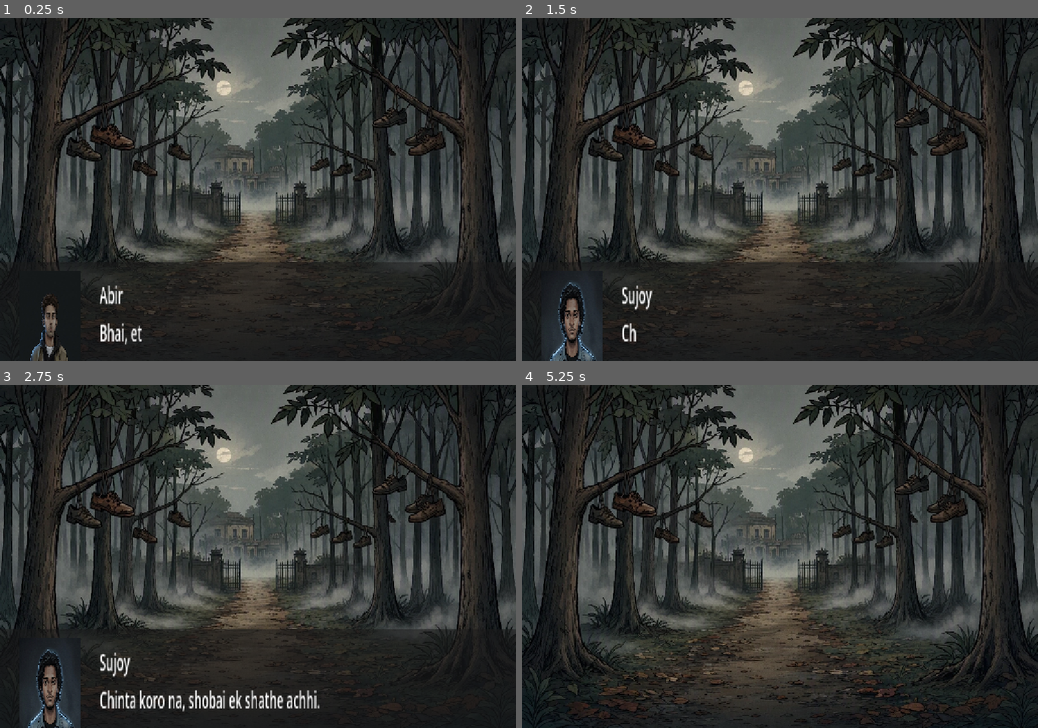
Above: before the commit, frames 1-4 (two rows, left to right).
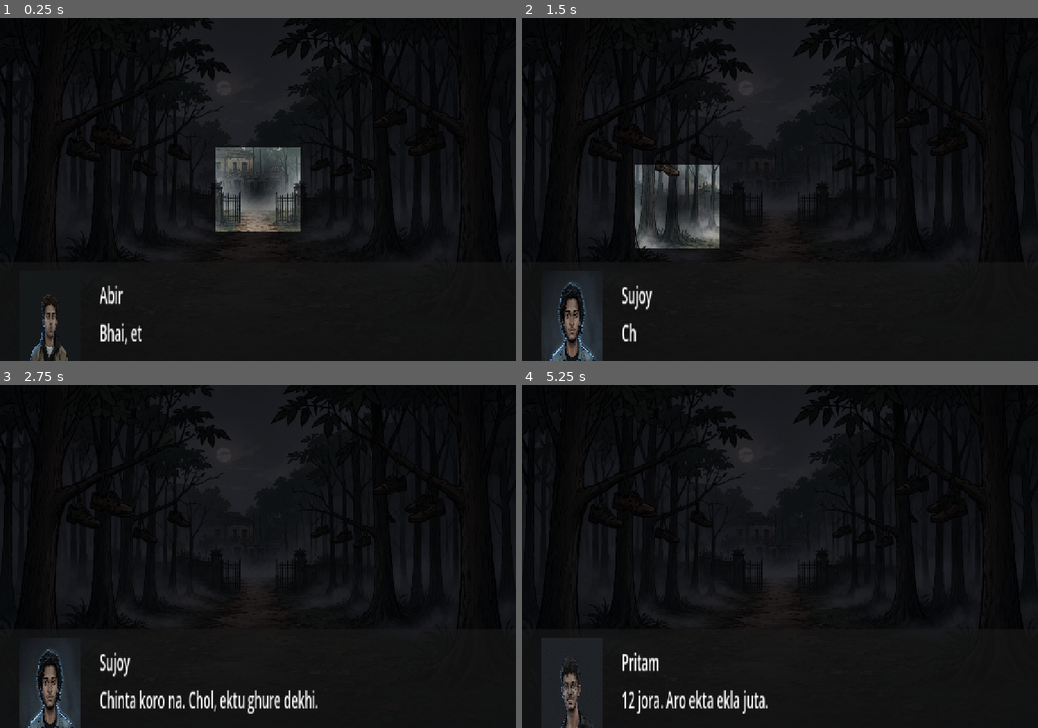
Above: after the commit, the same moments.

Repository: SujoyJitu/10th-player
Game: Godot game, scene res://scenes/locations/test_jongol.tscn
Two runs of this game, one before a commit and one after it. Both use one fixed random seed, a clock stepped at 60 frames per second and the inputs below. The project has no main scene, so this scene is started directly.
Inputs (mouse positions are in pixels of both pictures, inside the frame that each line leads up to):
- Up to frame 1 (0.25 s): no input
- Up to frame 2 (1.5 s): move the mouse to (893, 172) at 0.52 s; hold F (toggle_torch) 0.53-1.28 s; click (893, 172) at 0.67 s; tap Enter at 1.25 s; move the mouse to (676, 206) at 1.27 s; tap F (toggle_torch) at 1.35 s; click (676, 206) at 1.42 s
- Up to frame 3 (2.75 s): move the mouse to (309, 481) at 2.02 s; hold F (toggle_torch) from 2.03 s (still down); click (309, 481) at 2.17 s
- Up to frame 4 (5.25 s): tap Space at 2.75 s; move the mouse to (754, 625) at 2.77 s; release F (toggle_torch) at 2.78 s; tap F (toggle_torch) at 2.85, 4.35 s; click (754, 625) at 2.92 s; move the mouse to (934, 607) at 3.52 s; hold F (toggle_torch) 3.53-4.28 s; click (934, 607) at 3.67 s; tap Enter at 4.25 s; move the mouse to (625, 505) at 4.27 s; click (625, 505) at 4.42 s; move the mouse to (805, 556) at 5.02 s; hold F (toggle_torch) from 5.03 s (still down); click (805, 556) at 5.17 s

The runs differ from the first frame. In frame 1, 51% of the frame differs, in the area x 0-100%, y 0-92%; in frame 2, 51%; in frame 3, 55%; in frame 4, 64%, in the area x 0-100%, y 0-100%.

Commit message:
light add in testjongle

Diff:
--- a/scenes/locations/test_jongol.tscn
+++ b/scenes/locations/test_jongol.tscn
@@ -2,6 +2,24 @@
 
 [ext_resource type="Script" uid="uid://cthd3pu7ytapr" path="res://scripts/core/TestJongol.gd" id="1_sadkl"]
 [ext_resource type="Texture2D" uid="uid://qxviqrddjtf7" path="res://assets/backgrounds/jongol.webp" id="2_ly038"]
+[ext_resource type="Script" uid="uid://bo0sdsvyw4jel" path="res://scripts/core/Hotspot.gd" id="3_ly038"]
+[ext_resource type="Script" uid="uid://6f25dh8xdhgw" path="res://scripts/core/Torch.gd" id="4_ws47t"]
+
+[sub_resource type="RectangleShape2D" id="RectangleShape2D_wp5od"]
+size = Vector2(300, 180)
+
+[sub_resource type="RectangleShape2D" id="RectangleShape2D_k56px"]
+size = Vector2(300, 200)
+
+[sub_resource type="Gradient" id="Gradient_m64jc"]
+
+[sub_resource type="GradientTexture2D" id="GradientTexture2D_wp5od"]
+gradient = SubResource("Gradient_m64jc")
+width = 512
+height = 512
+fill = 1
+fill_from = Vector2(0.5, 0.5)
+fill_to = Vector2(0.5, 0)
 
 [node name="TestJongol" type="Node2D" unique_id=1737052722]
 script = ExtResource("1_sadkl")
@@ -9,3 +27,27 @@
 [node name="Sprite2D" type="Sprite2D" parent="." unique_id=1190547549]
 position = Vector2(624, 416)
 texture = ExtResource("2_ly038")
+
+[node name="Hotspot_shoes" type="Area2D" parent="." unique_id=1351164718]
+position = Vector2(200, 290)
+script = ExtResource("3_ly038")
+id = "shoes"
+
+[node name="CollisionShape2D" type="CollisionShape2D" parent="Hotspot_shoes" unique_id=172088562]
+shape = SubResource("RectangleShape2D_wp5od")
+
+[node name="Hotspot_gate" type="Area2D" parent="." unique_id=390666654]
+script = ExtResource("3_ly038")
+id = "gate"
+
+[node name="CollisionShape2D" type="CollisionShape2D" parent="Hotspot_gate" unique_id=2146177566]
+position = Vector2(625, 420)
+shape = SubResource("RectangleShape2D_k56px")
+
+[node name="CanvasModulate" type="CanvasModulate" parent="." unique_id=822539505]
+color = Color(0.2509804, 0.2509804, 0.3019608, 1)
+
+[node name="Torch" type="PointLight2D" parent="." unique_id=924829886]
+texture = SubResource("GradientTexture2D_wp5od")
+texture_scale = 0.4
+script = ExtResource("4_ws47t")
--- /dev/null
+++ b/scripts/core/Hotspot.gd
@@ -0,0 +1,27 @@
+extends Area2D
+
+signal activated(id)
+
+@export var id := ''
+@export var needs_item := ''
+
+
+func _ready():
+	add_to_group('hotspot')
+	input_pickable = true
+	mouse_entered.connect(_on_mouse_entered)
+	mouse_exited.connect(_on_mouse_exited)
+
+
+func _on_mouse_entered():
+	Input.set_default_cursor_shape(Input.CURSOR_POINTING_HAND)
+
+
+func _on_mouse_exited():
+	Input.set_default_cursor_shape(Input.CURSOR_ARROW)
+
+
+func _input_event(_viewport, event, _shape_idx):
+	if event is InputEventMouseButton and event.pressed and event.button_index == MOUSE_BUTTON_LEFT:
+		if needs_item == '' or GameState.has_item(needs_item):
+			activated.emit(id)
--- a/scripts/core/TestJongol.gd
+++ b/scripts/core/TestJongol.gd
@@ -2,8 +2,22 @@
 
 
 func _ready():
+	for h in get_tree().get_nodes_in_group('hotspot'):
+		h.activated.connect(_on_hotspot)
 	DialogueManager.play([
 		{'who':'abir','mood':'calm','text':'Bhai, eta ki shotti-i thik jaygay eshechhi?'},
-		{'who':'sujoy','mood':'calm','text':'Chinta koro na, shobai ek shathe achhi.'},
-		{'who':'abir','mood':'terrified','text':'Oi dekho... gachh e juta jhulche!'},
+		{'who':'sujoy','mood':'calm','text':'Chinta koro na. Chol, ektu ghure dekhi.'},
 	])
+
+
+func _on_hotspot(id):
+	match id:
+		'shoes':
+			DialogueManager.play([
+				{'who':'pritam','mood':'calm','text':'12 jora. Aro ekta ekla juta.'},
+				{'who':'waafe','mood':'uneasy','text':'Eta prank noy. Juta gulo purono.'},
+			])
+		'gate':
+			DialogueManager.play([
+				{'who':'mong','mood':'calm','text':'Gate bondho. Code lagbe.'},
+			])
--- /dev/null
+++ b/scripts/core/Torch.gd
@@ -0,0 +1,22 @@
+extends PointLight2D
+
+var on := true
+var drain := 0.0
+
+
+func _process(delta):
+	global_position = get_global_mouse_position()
+	if on:
+		drain += delta
+		if drain >= 90.0:
+			drain = 0.0
+			GameState.battery -= 1
+			if GameState.battery <= 0:
+				on = false
+				enabled = false
+
+
+func _unhandled_input(e):
+	if e.is_action_pressed('toggle_torch') and GameState.battery > 0:
+		on = not on
+		enabled = on
Not shown, added: scripts/core/Hotspot.gd.uid
Not shown, added: scripts/core/Torch.gd.uid
